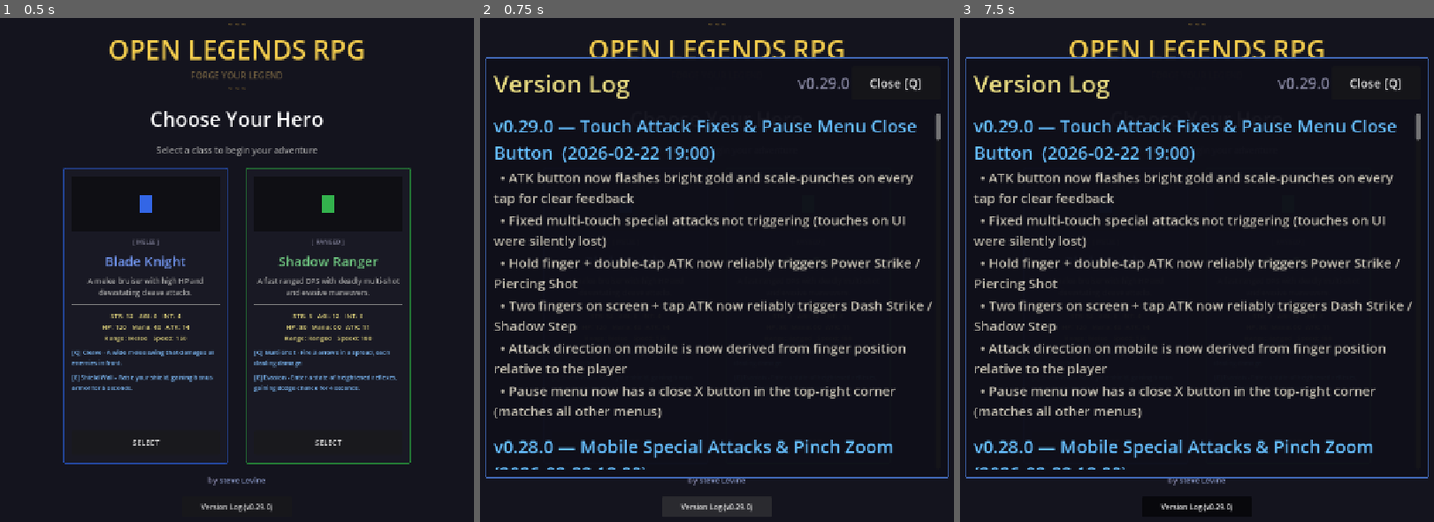
Above: before the commit, frames 1-3 (left to right).
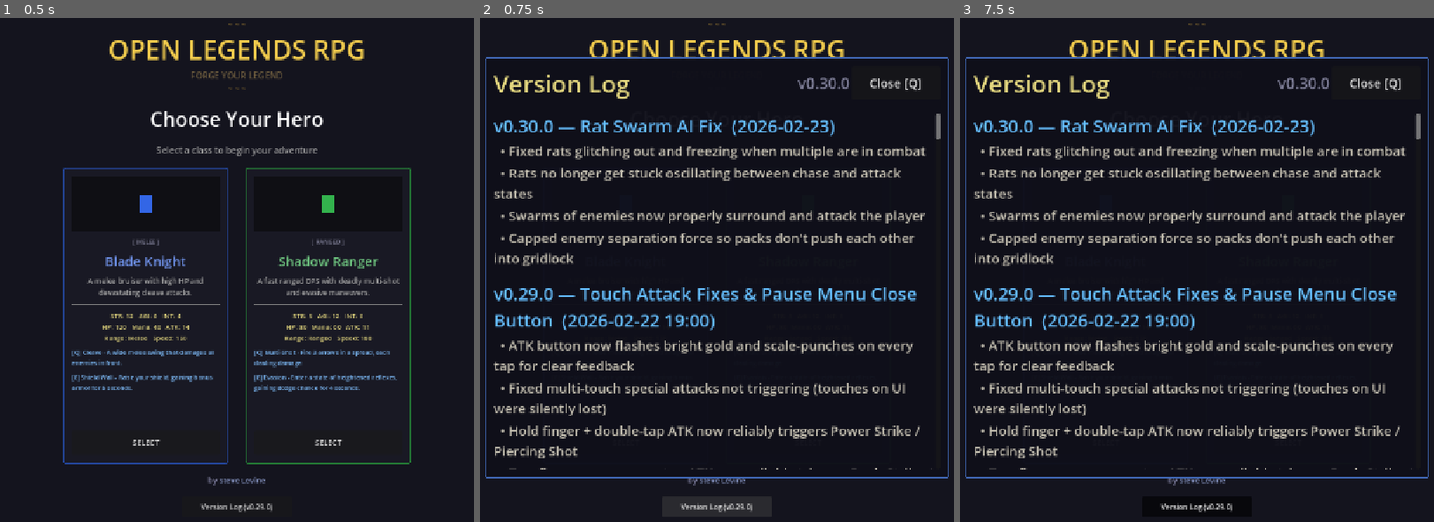
Above: after the commit, the same moments.

Repository: slxny/legends-open-rpg
Game: Godot game, scene res://scenes/main.tscn
The game is run twice, just before and just after one commit, with the same random seed, the same clock (stepped at 60 frames per second) and the same inputs.
Inputs (mouse positions are in pixels of both pictures, inside the frame that each line leads up to):
- Up to frame 1 (0.5 s): no input
- Up to frame 2 (0.75 s): click "Version Log (v0.29.0)" at 0.5 s
- Up to frame 3 (7.5 s): click "SELECT" at 1.25 s; click "SELECT" at 2 s; tap Enter at 2.75, 4.25, 5.75 s; move the mouse to (1353, 239) at 2.77 s; hold D (move_right) 2.78-3.5 s; hold Space (attack) 2.78-3.5 s; click (1353, 239) at 2.92 s; drag from (1054, 295) to (1163, 375) at 3.52 s; move the mouse to (1268, 149) at 4.27 s; hold D (move_right) 4.28-5 s; hold E (ability_2) 4.28-5 s; tap Space (attack) at 4.55, 5 s; drag from (1163, 375) to (983, 189) at 5.02 s; move the mouse to (1410, 345) at 5.77 s; hold A (move_left) 5.78-6.5 s; hold Space (attack) 5.78-6.5 s; tap F (interact) at 5.85 s; drag from (983, 189) to (1092, 133) at 6.52 s; move the mouse to (1230, 270) at 7.27 s; hold S (move_down) from 7.28 s (still down); hold Space (attack) from 7.28 s (still down); tap 2 at 7.35 s; click (1230, 270) at 7.42 s

Frame 1 is identical in both runs. In frame 2, 17% of the frame differs, in the area x 2-98%, y 11-90%; in frame 3, 17%.

Commit message:
Bump to v0.30.0 and add changelog for rat swarm AI fix
Also add CLAUDE.md with reminder to always update changelog
and version on every commit.

https://claude.ai/code/session_01RB2AePYndL1D9uWqcKmGGR

Diff:
--- a/scenes/ui/changelog_dialog.gd
+++ b/scenes/ui/changelog_dialog.gd
@@ -9,9 +9,20 @@
 var _is_visible: bool = false
 var _is_mobile: bool = false
 
-const GAME_VERSION := "v0.29.0"
+const GAME_VERSION := "v0.30.0"
 
 const CHANGELOG: Array[Dictionary] = [
+	{
+		"version": "v0.30.0",
+		"title": "Rat Swarm AI Fix",
+		"date": "2026-02-23",
+		"entries": [
+			"Fixed rats glitching out and freezing when multiple are in combat",
+			"Rats no longer get stuck oscillating between chase and attack states",
+			"Swarms of enemies now properly surround and attack the player",
+			"Capped enemy separation force so packs don't push each other into gridlock",
+		]
+	},
 	{
 		"version": "v0.29.0",
 		"title": "Touch Attack Fixes & Pause Menu Close Button",
Not shown, added: CLAUDE.md
